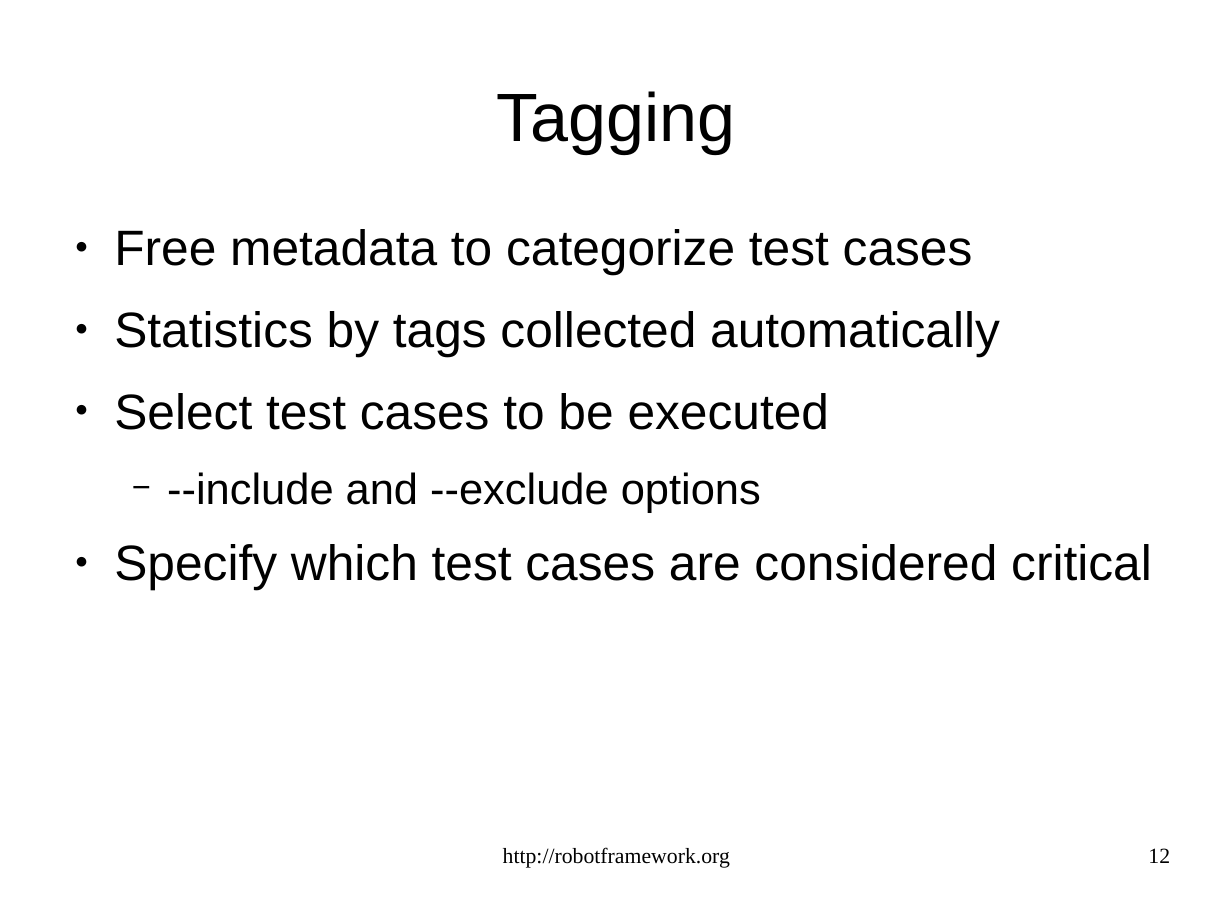
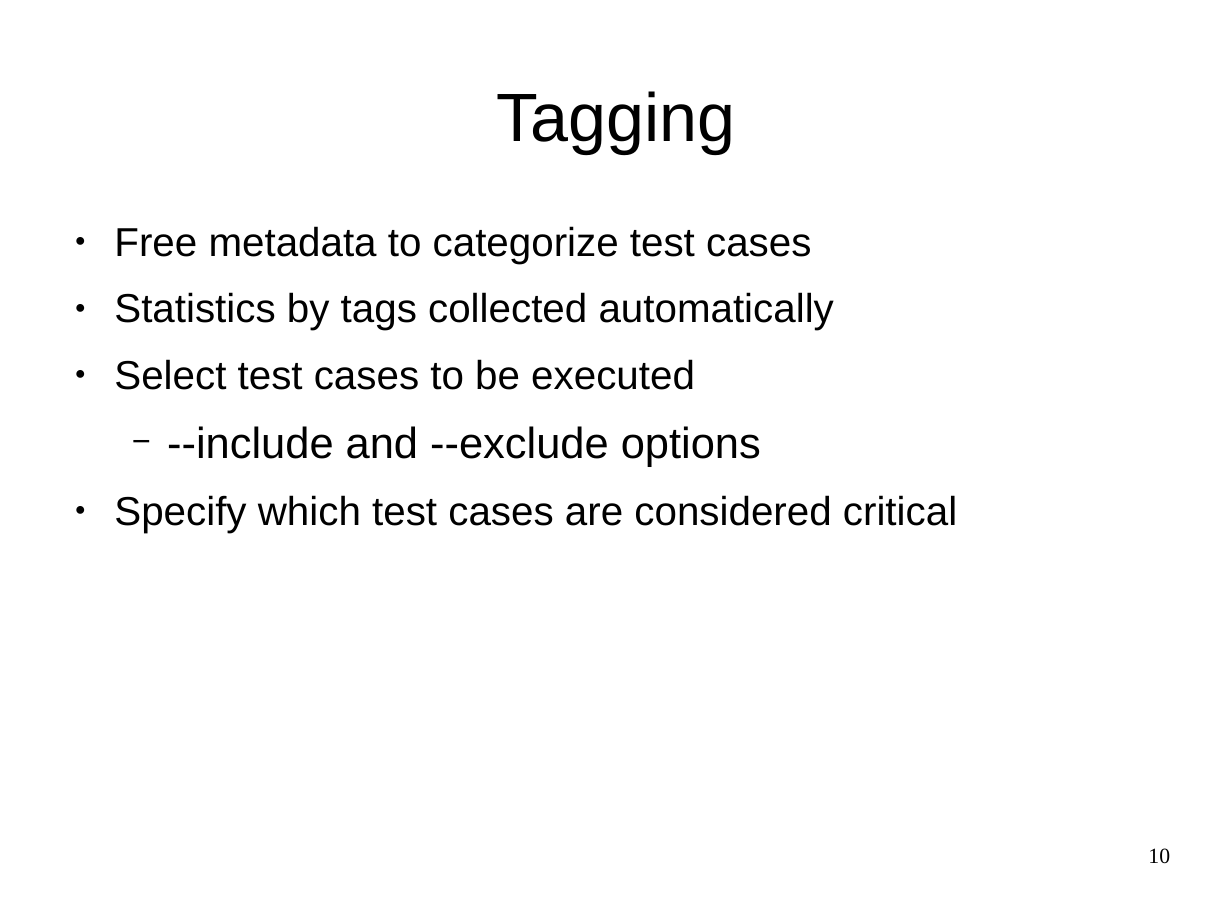
Before and after one commit to gdw2/robot-framework, a slide deck: slide 10 of proto/slides/demoslides.odp (slide 12 before the commit). Drawn at 1232x924 pixels with LibreOffice and Linux fonts; fonts in the diff are those of the drawing. Boxes give left, top, right and bottom in pixels: in the first picture for what was removed or moved away, otherwise in the second. Text is boxed around its words. In the diff, an @@ line names an element or a change of style, - is before the commit and + after.

```diff
--- a/proto/slides/demoslides.odp
+++ b/proto/slides/demoslides.odp
@@ text at (x1=114, y1=226, x2=957, y2=533): size 32 to 26 pt in "Free metadata to categorize test cases", "Statistics by tags collected automatically", "Select test cases to be executed", "Specify which test cases are considered critical"; less space between paragraphs @@
@@ text removed at (x1=503, y1=847, x2=730, y2=868) @@
-http://robotframework.org
@@ page number at (x1=1148, y1=848, x2=1170, y2=864): text changed @@
-12
+10
```
Also in this commit, not shown: 25 other slides changed, 1 slide added, 1 slide removed.
